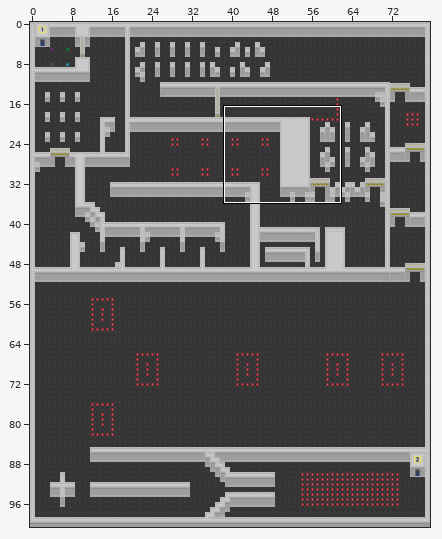
An edit to a level. Tiled map, core/assets/maps/level-1.tmx. The picture above shows the old version from afar; the outline marks the close-up.
Close-up. Old version:
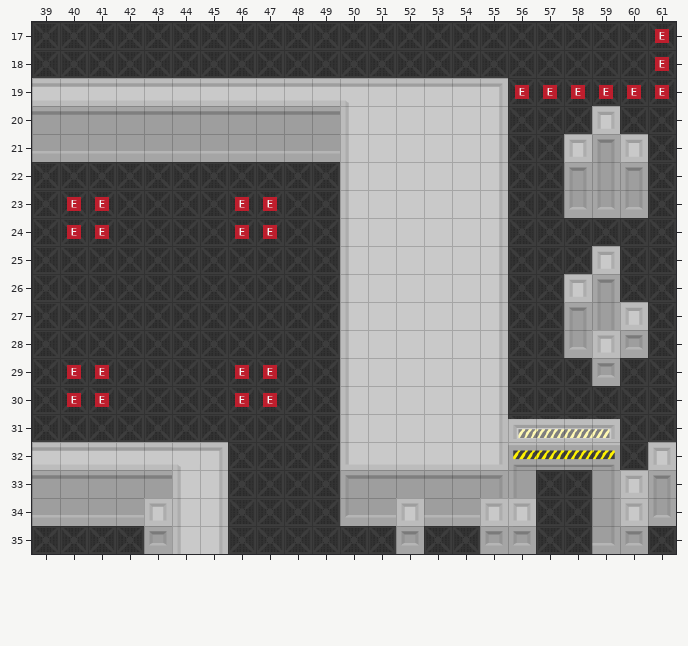
Cells are 32x32 px. Shown: x 39..61, y 17..35. The commit also changed other parts of the map, which this record leaves out.
New version:
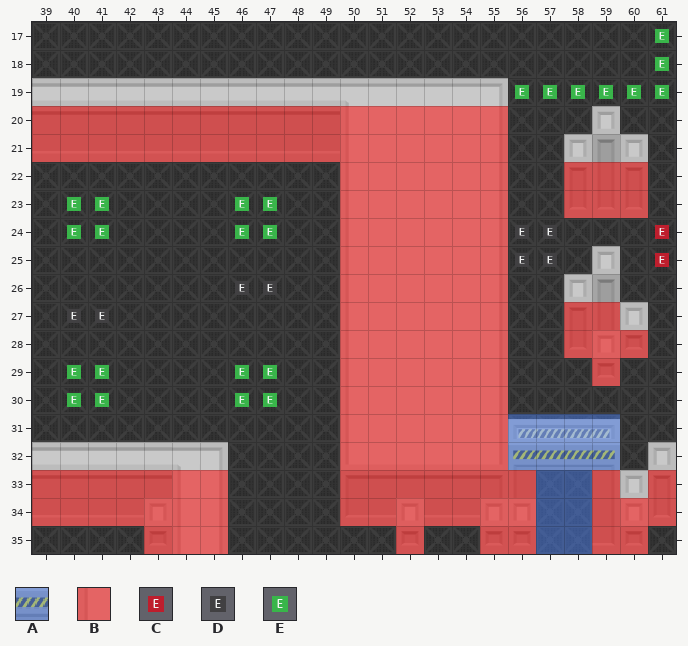
Key: from "collisions": A 4, B 5; from "meta": C 6, D 7, E 8.
_ is an empty cell.
Tiles of an added or newly shown layer are drawn over the layers below it.
See-through tiles are keyed as they look on the map.
The author wrote: door and trigger collisions
The edit:
Layer "Collisions" (now shown):
y 20..21: x 39..55 _________________ -> BBBBBBBBBBBBBBBBB
y 22..23: x 50..55 ______ -> BBBBBB; x 58..60 ___ -> BBB
y 24..26: x 50..55 ______ -> BBBBBB
y 27: x 50..55 ______ -> BBBBBB; x 58..59 __ -> BB
y 28: x 50..55 ______ -> BBBBBB; x 58..60 ___ -> BBB
y 29: x 50..55 ______ -> BBBBBB; x 59 _ -> B
y 30: x 50..55 ______ -> BBBBBB
y 31..32: x 50..59 __________ -> BBBBBBAAAA
y 33: x 39..45 _______ -> BBBBBBB; x 50..59 __________ -> BBBBBBBAAB; x 61 _ -> B
y 34: x 39..45 _______ -> BBBBBBB; x 50..61 ____________ -> BBBBBBBAABBB
y 35: x 43..45 ___ -> BBB; x 52 _ -> B; x 55..60 ______ -> BBAABB
Layer "Meta":
y 17..18: x 61 C -> E
y 19: x 56..61 CCCCCC -> EEEEEE
y 23: x 40..41 CC -> EE; x 46..47 CC -> EE
y 24: x 40..41 CC -> EE; x 46..47 CC -> EE; x 56..57 __ -> DD; x 61 _ -> C
y 25: x 56..57 __ -> DD; x 61 _ -> C
y 26: x 46..47 __ -> DD
y 27: x 40..41 __ -> DD
y 29..30: x 40..41 CC -> EE; x 46..47 CC -> EE
Changed places in both close-ups, as pixel boxes (x1, y1, x2, y2):
changed: (32, 29, 676, 554)
